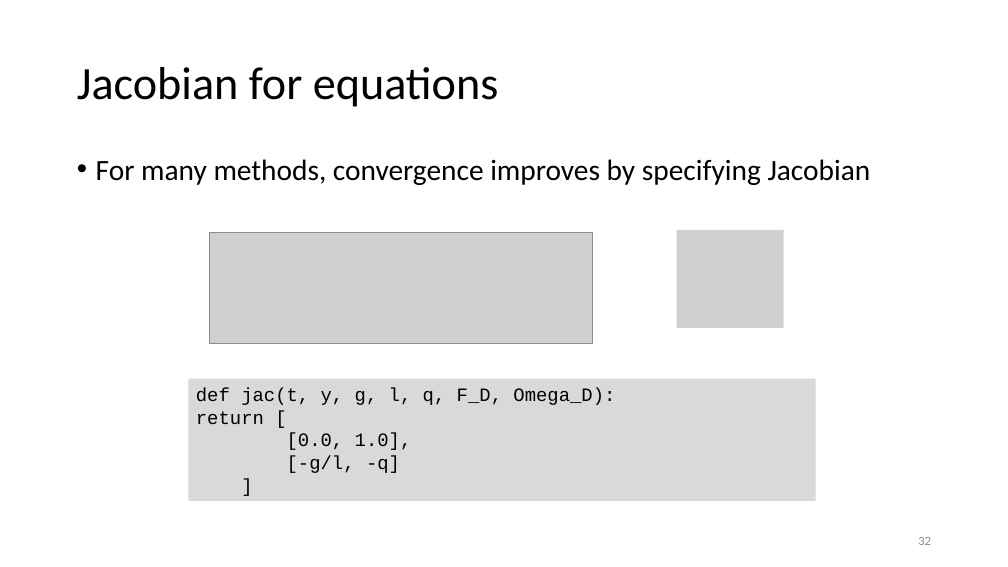
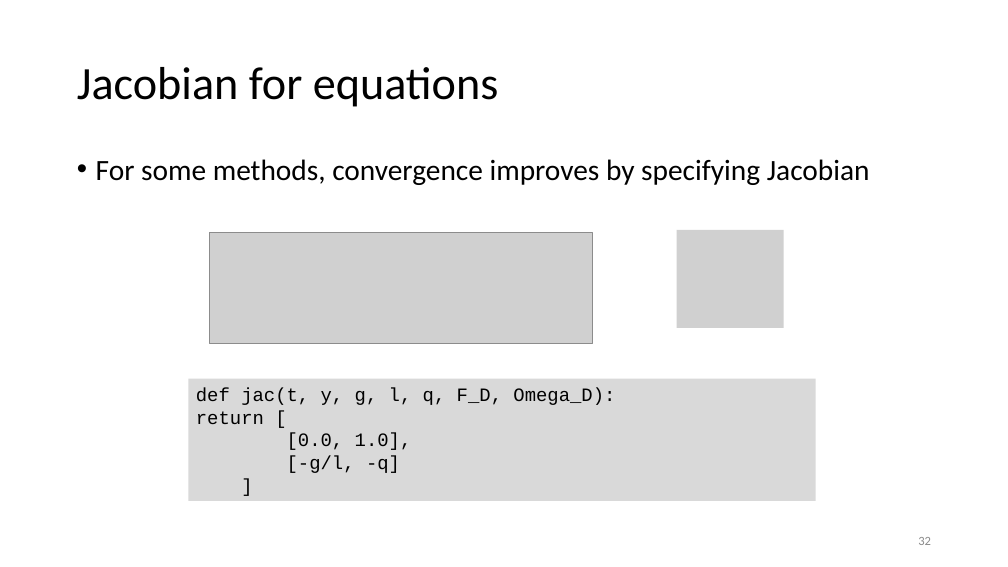
Before and after one commit to gjbex/Scientific-Python, a slide deck: slide 32 of scientific_python.pptx. Drawn at 1008x567 pixels with LibreOffice and Linux fonts; fonts in the diff are those of the drawing; grey boxes stand for pictures. Boxes give left, top, right and bottom in pixels: in the first picture for what was removed or moved away, otherwise in the second. Text is boxed around its words. In the diff, an @@ line names an element or a change of style, - is before the commit and + after.

```diff
--- a/scientific_python.pptx
+++ b/scientific_python.pptx
@@ text at [96, 159, 870, 185]: text changed @@
-• For many methods, convergence improves by specifying Jacobian
+• For some methods, convergence improves by specifying Jacobian
```
Also in this commit, not shown: 1 other slide changed.
